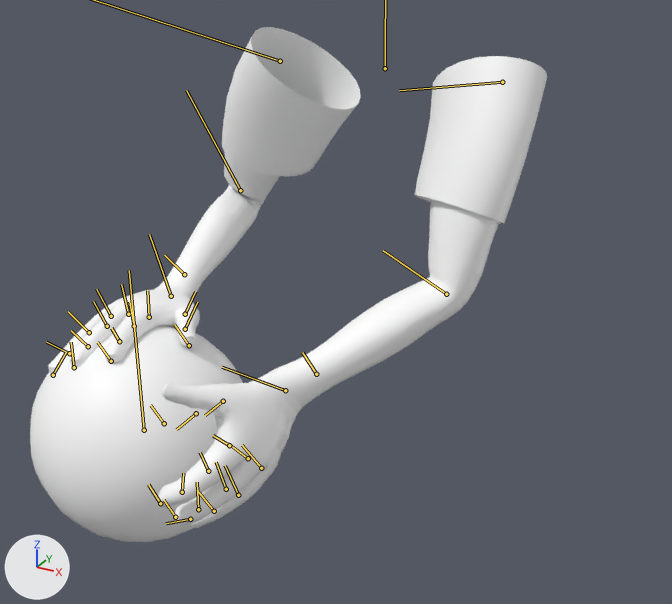
A saved change to the FBX model Assets/Characters/Hobbit/Hobbit.fbx.
The view is the same before and after, from a 50 mm lens placed at (0.446, -0.921, 0.983), pointed at (0.007, -0.123, 0.584). Every picture has the same lights, and +X, +Y and +Z are marked at lower left. Both versions are drawn at frame 130 of the action 'dribble_anim'; the numbers are the values there. The bones that bend it are drawn over the model as lines.

Objects in the first picture: 'arms', 'basketball'.
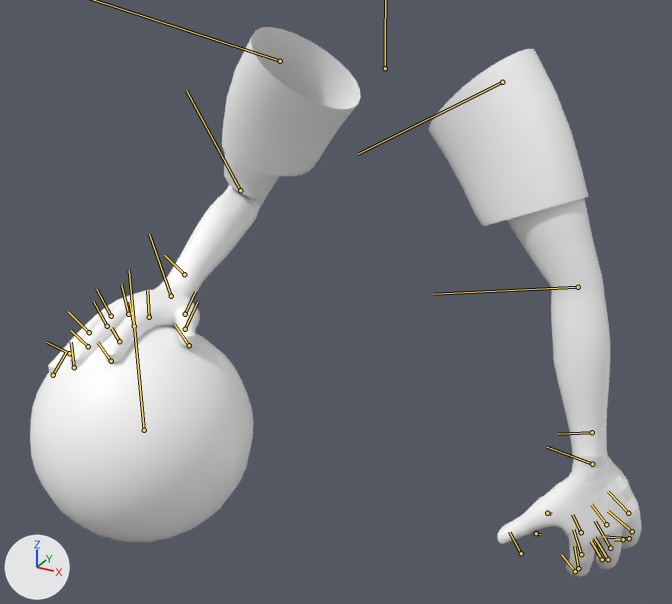
Pixel boxes [x1, y1, x2, y2] of what changed, in the pictures (672 x 604 px):
```json
{"object": "arms", "change": "posed", "before": [48, 27, 547, 528], "after": [48, 27, 641, 577], "on screen": "19% wider, 10% taller"}
{"bone": "H_R_BIND_Arm_JNT", "before": "(502, 82) to (399, 90)", "after": "(502, 82) to (358, 154)"}
{"bone": "H_R_BIND_Elbow_JNT", "before": "(446, 294) to (383, 250)", "after": "(578, 287) to (433, 294)"}
{"bone": "H_R_Hand_JNT", "before": "(285, 390) to (222, 367)", "after": "(592, 464) to (547, 447)"}
{"bone": "H_R_Index01_JNT", "before": "(208, 471) to (200, 452)", "after": "(581, 554) to (573, 529)"}
```

The change, as JSON lines over the scene's bpy script:
```json
{"block": "bone_h_r_bind_arm_jnt", "where": "bone_h_r_bind_arm_jnt = bpy.data.objects['Master'].pose.bones['H_R_BIND_Arm_JNT']  # child of 'Arms_ROOT_JNT'"}
{"op": "set", "path": "bone_h_r_bind_arm_jnt.rotation_quaternion", "old": "(0.834, -0.163, 0.339, -0.405)", "new": "(0.964, -0.061, 0.086, -0.244)", "note": "degrees (-37, 26, -61) -> degrees (-9, 8, -29)"}
{"block": "bone_h_r_bind_elbow_jnt", "where": "bone_h_r_bind_elbow_jnt = bpy.data.objects['Master'].pose.bones['H_R_BIND_Elbow_JNT']  # child of 'H_R_BIND_Arm_JNT'"}
{"op": "set", "path": "bone_h_r_bind_elbow_jnt.rotation_quaternion", "old": "(0.912, 0.018, 0.406, -0.056)", "new": "(0.984, 0.142, 0.024, -0.108)", "note": "degrees (-1, 48, -7) -> degrees (16, 4, -12)"}
{"block": "bone_h_r_hand_jnt", "where": "bone_h_r_hand_jnt = bpy.data.objects['Master'].pose.bones['H_R_Hand_JNT']  # child of 'H_R_BIND_Wrist_JNT'"}
{"op": "set", "path": "bone_h_r_hand_jnt.rotation_quaternion", "old": "(0.948, 0.179, -0.083, 0.25)", "new": "(0.872, -0.419, -0.078, 0.242)", "note": "degrees (18, -14, 27) -> degrees (-50, 4, 29)"}
{"block": "bone_h_r_index01_jnt", "where": "bone_h_r_index01_jnt = bpy.data.objects['Master'].pose.bones['H_R_Index01_JNT']  # child of 'H_R_Index00_JNT'"}
{"op": "set", "path": "bone_h_r_index01_jnt.rotation_quaternion", "old": "(0.995, 0.004, 0.005, -0.102)", "new": "(0.993, 0.005, 0.005, -0.117)", "note": "degrees (0, 1, -12) -> degrees (0, 1, -13)"}
```
